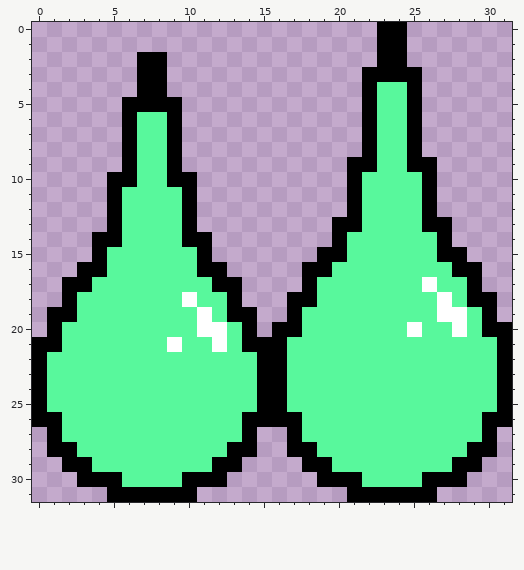
Edited in one commit: pixel-art sprite (Crucible/Assets/Minigames/FlyingHazard/Sprites/Drop.png). That is the earlier state.
The file is 32x32 pixels.
The same view after the edit:
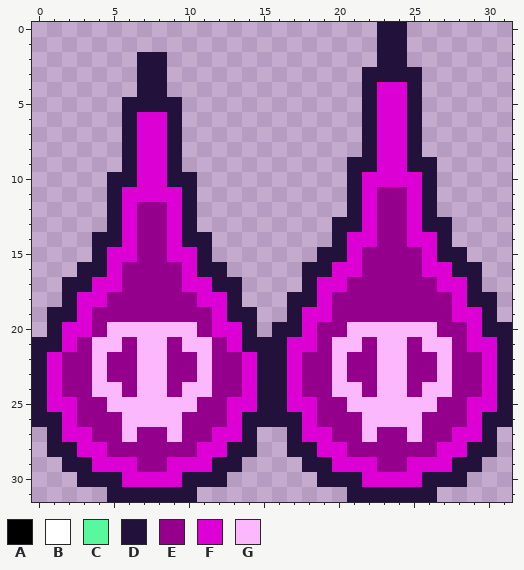
Palette (. is transparent): A #000000  B #ffffff  C #58f89c  D #22123b  E #94008c  F #dc00d4  G #fcb8fc
Difference:
Changed rows in their new state; - is an unchanged pixel.
first column x 0:
 0 -----------------------DD-------
 1 -----------------------DD-------
 2 -------DD--------------DD-------
 3 -------DD-------------DDDD------
 4 -------DD-------------DFFD------
 5 ------DDDD------------DFFD------
 6 ------DFFD------------DFFD------
 7 ------DFFD------------DFFD------
 8 ------DFFD------------DFFD------
 9 ------DFFD-----------DDFFDD-----
10 -----DDFFDD----------DFFFFD-----
11 -----DFFFFD----------DFEEFD-----
12 -----DFEEFD----------DFEEFD-----
13 -----DFEEFD---------DDFEEFDD----
14 ----DDFEEFDD--------DFFEEFFD----
15 ----DFFEEFFD-------DDFEEEEFDD---
16 ---DDFEEEEFDD-----DDFFEEEEFFDD--
17 --DDFFEEEEFFDD----DFFEEEEEEFFD--
18 --DFFEEEEEEFFD---DDFEEEEEEEEFDD-
19 -DDFEEEEEEEEFDD--DFFEEEEEEEEFFD-
20 -DFFEGGGGGGEFFD-DDFEEGGGGGGEEFDD
21 DDFEGGEGGEGGEFDDDFFEGGEGGEGGEFFD
22 DFEEGEEGGEEGEEFDDFEEGEEGGEEGEEFD
23 DFEEGEEGGEEGEEFDDFEEGEEGGEEGEEFD
24 DFEEGGEGGEGGEEFDDFEEGGEGGEGGEEFD
25 DFFEEGGGGGGEEFFDDFFEEGGGGGGEEFFD
26 DDFEEEGGGGEEEFDDDDFEEEGGGGEEEFDD
27 -DFFEEGEEGEEFFD--DFFEEGEEGEEFFD-
28 -DDFFEEEEEEFFDD--DDFFEEEEEEFFDD-
29 --DDFFFEEFFFDD----DDFFFEEFFFDD--
30 ---DDDFFFFDDD------DDDFFFFDDD---
31 -----DDDDDD----------DDDDDD-----
